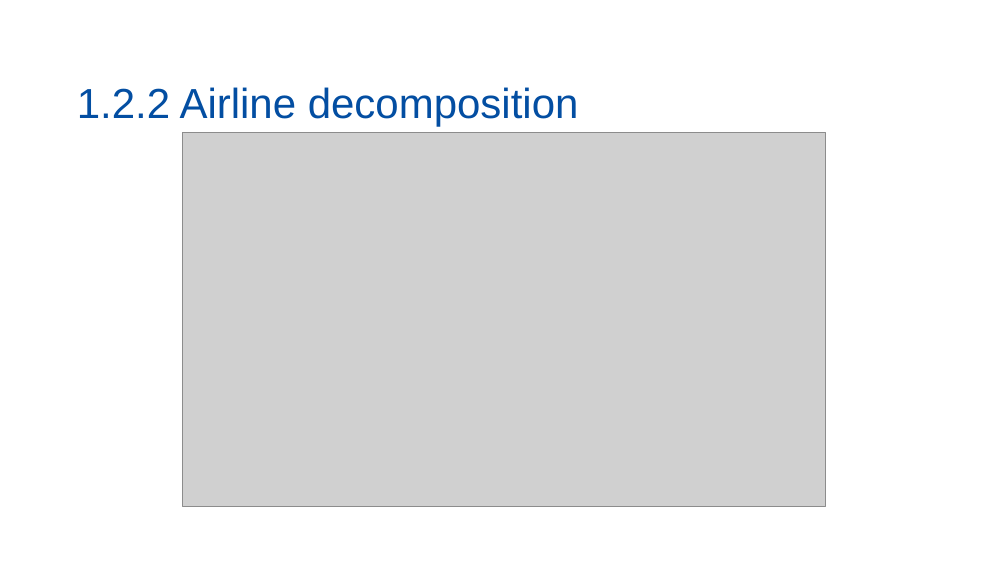
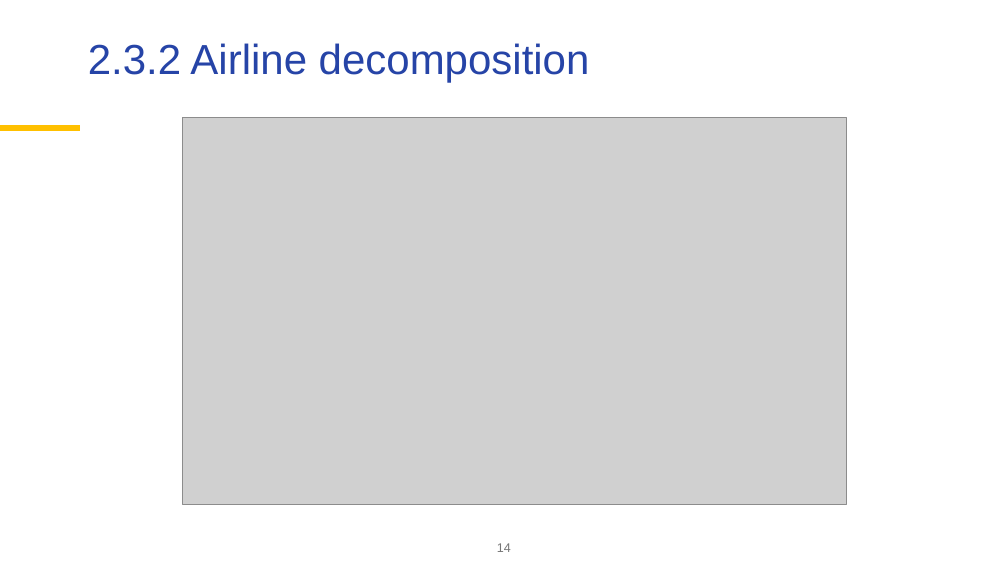
Before and after one commit to palatej/ESTP2026, a slide deck: slide 14 of 3.2 SEATS.pptx (slide 12 before the commit). Drawn at 1008x567 pixels with LibreOffice and Linux fonts; fonts in the diff are those of the drawing; grey boxes stand for pictures; background and template pictures are left out. Boxes give left, top, right and bottom in pixels: in the first picture for what was removed or moved away, otherwise in the second. Text is boxed around its words. In the diff, an @@ line names an element or a change of style, - is before the commit and + after.

```diff
--- a/3.2 SEATS.pptx
+++ b/3.2 SEATS.pptx
@@ title "2.3.2 Airline decomposition" at [88, 43, 590, 82]: vertical alignment bottom to top @@
@@ title at [88, 43, 590, 82]: text changed; text colour #034EA2 to #2644A7 @@
-1.2.2 Airline decomposition
+2.3.2 Airline decomposition
@@ picture: place and size @@
-picture at [182, 132, 826, 507]
+picture at [183, 118, 847, 504]
@@ line added from (0, 129) to (80, 129), #FFC000 6 pt @@
@@ page number added at [497, 543, 511, 552], 12 pt, text #767676 @@
+14
```
Also in this commit, not shown: 27 other slides changed, 2 slides removed.
